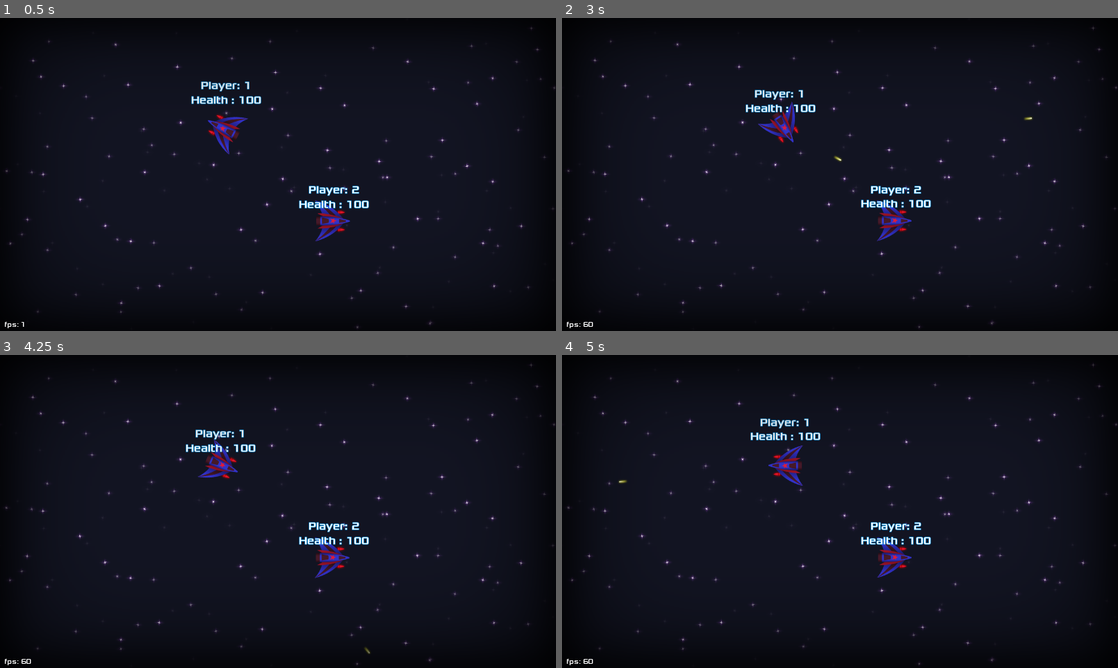
Above: before the commit, frames 1-4 (two rows, left to right).
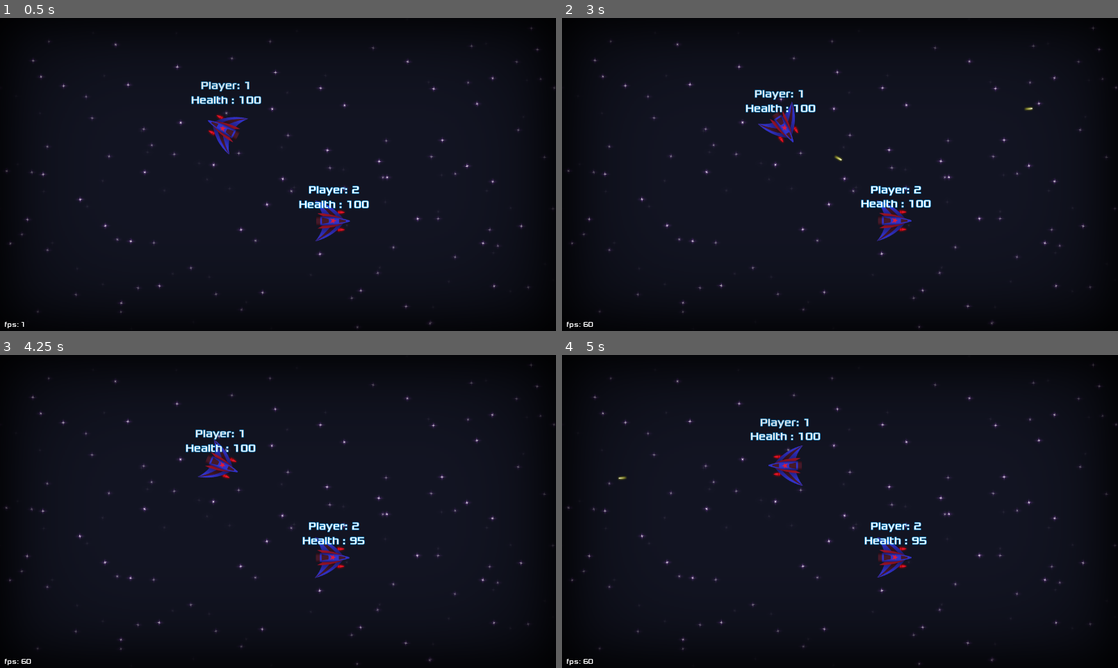
Above: after the commit, the same moments.

Repository: Najim-SD/Moon-Guardian
Game: Godot game, scene res://Scenes/Level.tscn
Same seed, same stepped clock (60 frames per second), same inputs: the game is played once before the commit and once after it.
Inputs (mouse positions are in pixels of both pictures, inside the frame that each line leads up to):
- Up to frame 1 (0.5 s): no input
- Up to frame 2 (3 s): move the mouse to (962, 158) at 0.52 s; right-click (962, 158) at 0.6 s; move the mouse to (728, 190) at 1.27 s; right-click (728, 190) at 1.35 s; move the mouse to (895, 105) at 2.02 s; click (895, 105) at 2.1 s; right-click (895, 105) at 2.3 s; move the mouse to (812, 237) at 2.77 s; right-click (812, 237) at 2.85 s
- Up to frame 3 (4.25 s): move the mouse to (444, 558) at 3.52 s; right-click (444, 558) at 3.6 s
- Up to frame 4 (5 s): move the mouse to (673, 464) at 4.27 s; click (673, 464) at 4.35 s; right-click (673, 464) at 4.55 s

Frame 1 is identical in both runs. In frame 2, less than 0.1% of the frame differs, in the area x 49-85%, y 28-46%; in frame 3, 0.2%; in frame 4, 0.3%, in the area x 10-67%, y 38-61%.

Commit message:
New bullet impact animation and Fixed bullets stacking and creating a shield

Diff:
--- a/Scenes/LaserShot.tscn
+++ b/Scenes/LaserShot.tscn
@@ -1,24 +1,47 @@
-[gd_scene load_steps=4 format=2]
+[gd_scene load_steps=13 format=2]
 
 [ext_resource path="res://Art/LaserShot.png" type="Texture" id=1]
 [ext_resource path="res://Scripts/LaserShot.gd" type="Script" id=2]
+[ext_resource path="res://Art/LaserImpact/LaserImpact 06.png" type="Texture" id=3]
+[ext_resource path="res://Art/LaserImpact/LaserImpact 08.png" type="Texture" id=4]
+[ext_resource path="res://Art/LaserImpact/LaserImpact 02.png" type="Texture" id=5]
+[ext_resource path="res://Art/LaserImpact/LaserImpact 04.png" type="Texture" id=6]
+[ext_resource path="res://Art/LaserImpact/LaserImpact 07.png" type="Texture" id=7]
+[ext_resource path="res://Art/LaserImpact/LaserImpact 01.png" type="Texture" id=8]
+[ext_resource path="res://Art/LaserImpact/LaserImpact 03.png" type="Texture" id=9]
+[ext_resource path="res://Art/LaserImpact/LaserImpact 05.png" type="Texture" id=10]
 
 [sub_resource type="RectangleShape2D" id=1]
 extents = Vector2( 9.31804, 2.67354 )
 
+[sub_resource type="SpriteFrames" id=2]
+animations = [ {
+"frames": [ ExtResource( 1 ) ],
+"loop": false,
+"name": "laser",
+"speed": 1.0
+}, {
+"frames": [ ExtResource( 8 ), ExtResource( 5 ), ExtResource( 9 ), ExtResource( 6 ), ExtResource( 10 ), ExtResource( 3 ), ExtResource( 7 ), ExtResource( 4 ) ],
+"loop": false,
+"name": "laserImpact",
+"speed": 24.0
+} ]
+
 [node name="LaserShot" type="RigidBody2D"]
+gravity_scale = 0.0
 contacts_reported = 5
 contact_monitor = true
 script = ExtResource( 2 )
-
-[node name="Sprite" type="Sprite" parent="."]
-position = Vector2( -10, 0 )
-rotation = 1.5708
-texture = ExtResource( 1 )
-offset = Vector2( 2, 0 )
 
 [node name="CollisionShape2D" type="CollisionShape2D" parent="."]
 visible = false
 position = Vector2( -7.5, 0 )
 shape = SubResource( 1 )
+
+[node name="AnimatedSprite" type="AnimatedSprite" parent="."]
+position = Vector2( -9, 0.5 )
+rotation = 1.5708
+frames = SubResource( 2 )
+animation = "laser"
+offset = Vector2( 1, 0 )
 [connection signal="body_entered" from="." to="." method="_on_LaserShot_body_entered"]
--- a/Scenes/Missile.tscn
+++ b/Scenes/Missile.tscn
@@ -1,8 +1,14 @@
-[gd_scene load_steps=2 format=2]
+[gd_scene load_steps=3 format=2]
 
 [ext_resource path="res://Art/Missile.png" type="Texture" id=1]
+[ext_resource path="res://Scripts/Missile.gd" type="Script" id=2]
 
-[node name="Missile" type="StaticBody2D"]
+[node name="Missile" type="RigidBody2D"]
+mode = 3
+gravity_scale = 0.0
+contacts_reported = 5
+contact_monitor = true
+script = ExtResource( 2 )
 
 [node name="Sprite" type="Sprite" parent="."]
 position = Vector2( 1, 0 )
@@ -11,4 +17,6 @@
 offset = Vector2( 2, 0 )
 
 [node name="CollisionPolygon2D" type="CollisionPolygon2D" parent="."]
+polygon = PoolVector2Array( 15.375, 0, 2.75, -3.875, -20.25, -5, -20.375, 5, 3.125, 3.625 )
 disabled = true
+[connection signal="body_entered" from="." to="." method="_on_Missile_body_entered"]
--- a/Scenes/Spaceship.tscn
+++ b/Scenes/Spaceship.tscn
@@ -44,7 +44,7 @@
 rotation = 1.5708
 frames = SubResource( 1 )
 animation = "JetFlame"
-frame = 3
+frame = 12
 playing = true
 
 [node name="Missile1" parent="." instance=ExtResource( 19 )]
--- a/Scripts/LaserShot.gd
+++ b/Scripts/LaserShot.gd
@@ -1,8 +1,9 @@
 extends RigidBody2D
 
-
+var team = "player"
 var ownerId = 0
-var alive = 30
+var maxFadeCount = 10.0
+var fadeCounter = maxFadeCount
 var beginDestroy = false
 
 # Called when the node enters the scene tree for the first time.
@@ -12,13 +13,18 @@
 
 # Called every frame. 'delta' is the elapsed time since the previous frame.
 func _physics_process(delta):
-	if beginDestroy: alive -= 1
-	$Sprite.modulate.a = alive/30.0
-	if alive <= 0:
+	if beginDestroy:
+		fadeCounter -= 1
+	$AnimatedSprite.modulate.a = fadeCounter/maxFadeCount
+	if fadeCounter <= 0:
 		queue_free()
 	pass
 
 
 func _on_LaserShot_body_entered(body):
+	print("Laser entered " + body.name)
 	beginDestroy = true
+	# stop the rigid body from moving
+	$AnimatedSprite.play("laserImpact")
+	$AnimatedSprite.offset.y = -9
 	pass # Replace with function body.
--- /dev/null
+++ b/Scripts/Missile.gd
@@ -0,0 +1,18 @@
+extends RigidBody2D
+
+var ownerId = 0
+var launched = false
+
+func _ready():
+	ownerId = get_parent().playerId
+	pass
+
+
+func _on_Missile_body_entered(body):
+	print("Missile entered " + body.name)
+	if launched:
+		pass
+	elif "Laser" in body.name:
+		get_parent().takeDamage(5)
+		print("Damage from Missile")
+	pass
--- a/Scripts/Spaceship.gd
+++ b/Scripts/Spaceship.gd
@@ -11,7 +11,7 @@
 var health = 100
 
 var bulletSpeed = 800.0
-export var fireRate = 60 * 0.15
+export var fireRate = 60 * 0.10
 var fireCounter = 0
 var bulletScene = preload("res://Scenes/LaserShot.tscn")
 var cam = null
@@ -20,6 +20,7 @@
 export var controlDevice = 0
 export var playerId = 0
 export var playerName = "Player"
+export var team = "player"
 
 var hitSound = preload("res://Sounds/Hit.wav")
 var laserSound = preload("res://Sounds/Laser_Shoot.wav")
@@ -111,7 +112,8 @@
 
 
 func _on_Area2D_body_entered(body):
-	if "Laser" in body.name and body.ownerId != playerId and body.alive == 30:
+	print("Ship entered " + body.name)
+	if "Laser" in body.name and body.ownerId != playerId and body.fadeCounter == body.maxFadeCount:
 		takeDamage(5)
 	pass # Replace with function body.
 
Binary file added: Art/LaserImpact/LaserImpact 01.png
Not shown, added: Art/LaserImpact/LaserImpact 01.png.import
Binary file added: Art/LaserImpact/LaserImpact 02.png
Not shown, added: Art/LaserImpact/LaserImpact 02.png.import
Binary file added: Art/LaserImpact/LaserImpact 03.png
Not shown, added: Art/LaserImpact/LaserImpact 03.png.import
Binary file added: Art/LaserImpact/LaserImpact 04.png
Not shown, added: Art/LaserImpact/LaserImpact 04.png.import
Binary file added: Art/LaserImpact/LaserImpact 05.png
Not shown, added: Art/LaserImpact/LaserImpact 05.png.import
Binary file added: Art/LaserImpact/LaserImpact 06.png
Not shown, added: Art/LaserImpact/LaserImpact 06.png.import
(and 4 more such lines)
